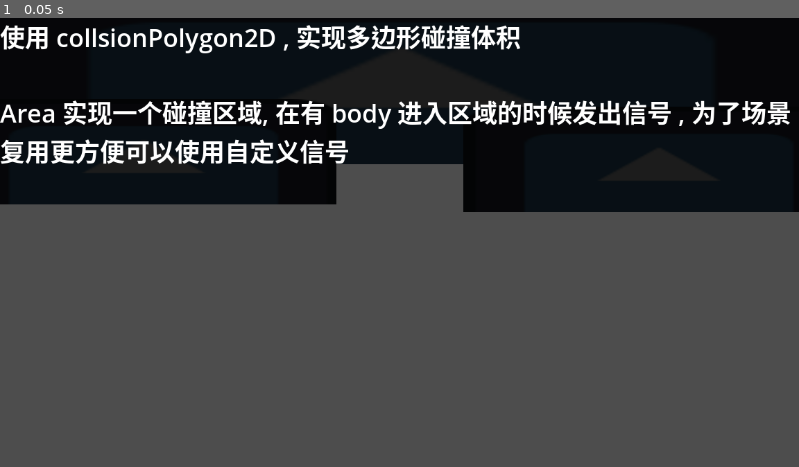
Above: before the commit, frame 1.
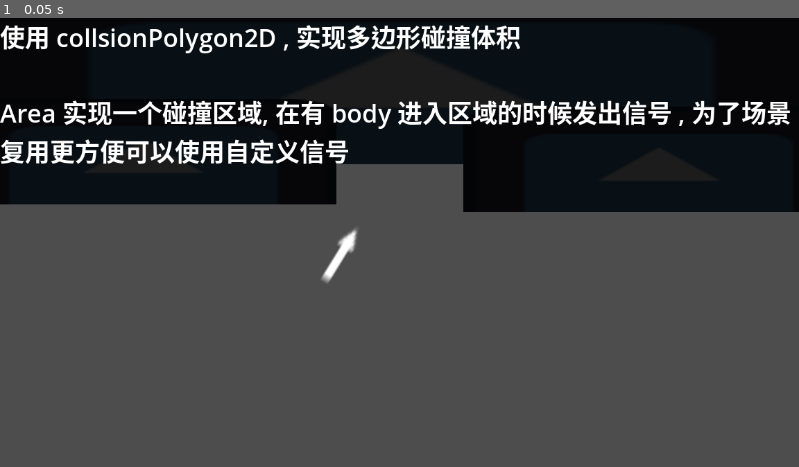
Above: after the commit, the same moment.

Repository: WITstudio86/godot-codes
Game: Godot game, scene res://区域检测/入口区域.tscn
The game is run twice, just before and just after one commit, with the same random seed, the same clock (stepped at 60 frames per second) and the same inputs. The project has no main scene, so this scene is started directly. The engine's default icon, where the game draws it, is replaced by a stand-in: a white triangle on a blue panel in a dark square.
Inputs:
- Up to frame 1 (0.05 s): no input

The runs differ from the first frame. In frame 1, 0.2% of the frame differs, in the area x 40-45%, y 46-60%.

Commit message:
other: 添加一个小箭头指向碰撞区域

Diff:
--- a/区域检测/入口区域.tscn
+++ b/区域检测/入口区域.tscn
@@ -58,5 +58,14 @@
 复用更方便可以使用自定义信号"
 label_settings = SubResource("LabelSettings_qex6k")
 
+[node name="Label2" type="Label" parent="."]
+offset_left = 482.00003
+offset_top = 282.0
+offset_right = 522.0
+offset_bottom = 305.0
+rotation = 2.1235225
+scale = Vector2(6.9105597, -3.0134835)
+text = "⬅️"
+
 [connection signal="body_entered" from="gate/Area2D" to="gate" method="_on_area_2d_body_entered"]
 [connection signal="body_exited" from="gate/Area2D" to="gate" method="_on_area_2d_body_exited"]
